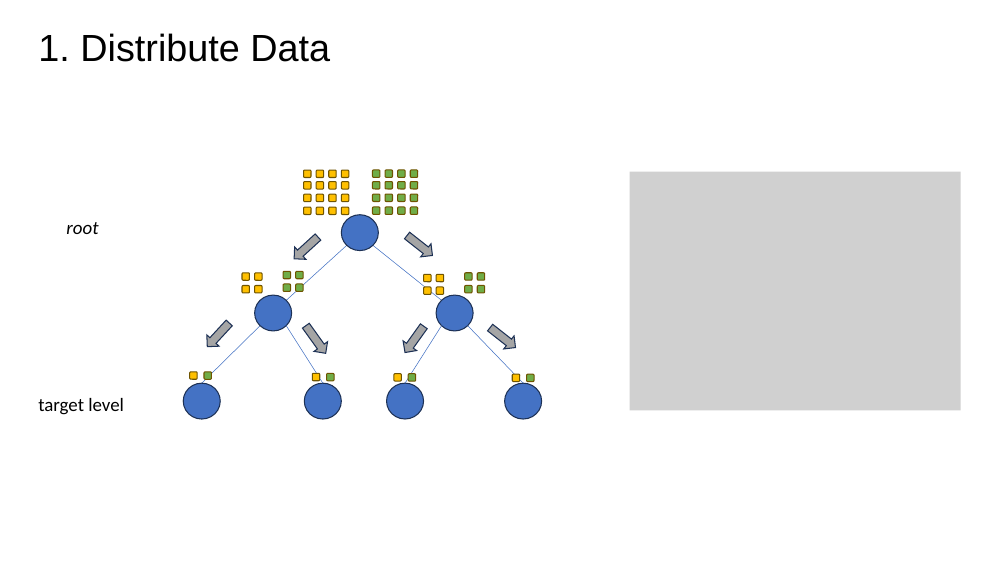
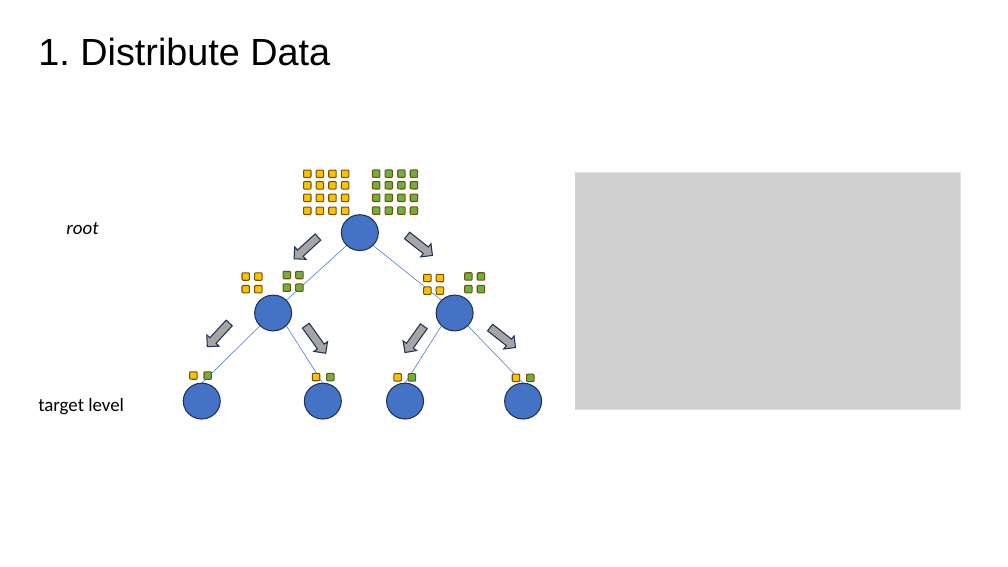
Before and after one commit to zhuliang21/Parallel-Matrix-Multiplication, a slide deck: slide 5 of powerpoint/Pre.pptx. Drawn at 1008x567 pixels with LibreOffice and Linux fonts; fonts in the diff are those of the drawing; grey boxes stand for pictures. Boxes give left, top, right and bottom in pixels: in the first picture for what was removed or moved away, otherwise in the second. Text is boxed around its words. In the diff, an @@ line names an element or a change of style, - is before the commit and + after.

```diff
--- a/powerpoint/Pre.pptx
+++ b/powerpoint/Pre.pptx
@@ title "1. Distribute Data": place and size @@
-title "1. Distribute Data" at (38, 33, 330, 62)
+title "1. Distribute Data" at (38, 37, 330, 66)
@@ picture: place and size @@
-picture at (630, 172, 961, 411)
+picture at (575, 172, 961, 410)
```
Also in this commit, not shown: 9 other slides changed, 3 slides added, 1 slide removed, 7 other files.
